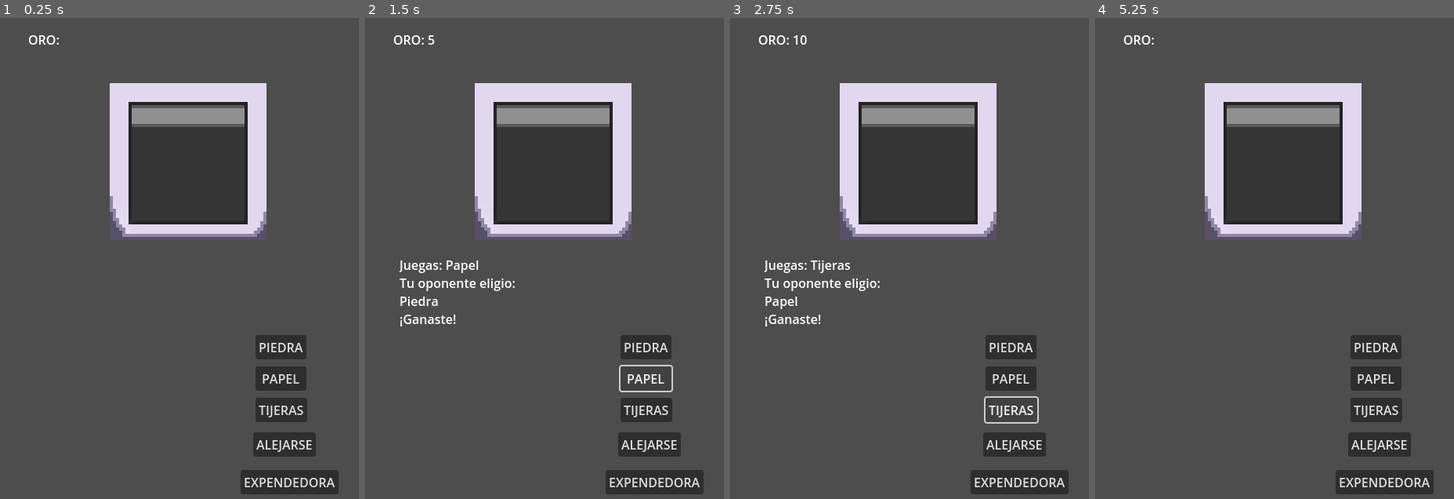
Above: before the commit, frames 1-4 (left to right).
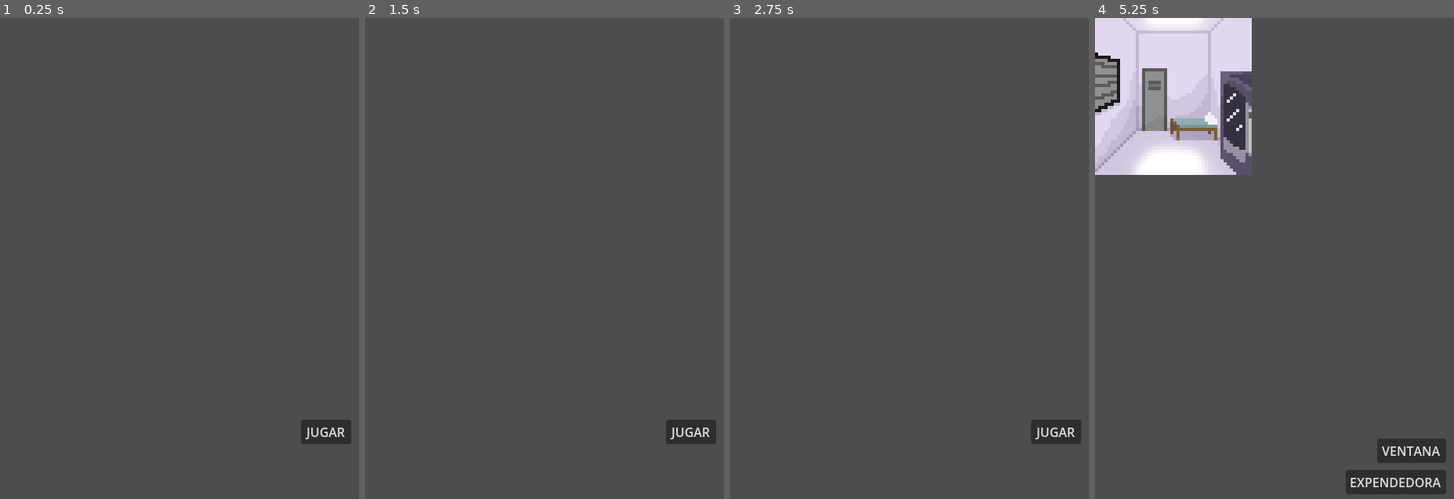
Above: after the commit, the same moments.

Repository: IacobucciB/JankenSim-Godot
Game: Godot game, scene res://main.tscn
Two runs of this game, one before a commit and one after it. Both use one fixed random seed, a clock stepped at 60 frames per second and the inputs below.
Inputs (mouse positions are in pixels of both pictures, inside the frame that each line leads up to):
- Up to frame 1 (0.25 s): no input
- Up to frame 2 (1.5 s): click (645, 345) at 0.5 s, where only the run before the commit has a clickable "PIEDRA"; click (645, 378) at 1.25 s, where only the run before the commit has a clickable "PAPEL"
- Up to frame 3 (2.75 s): click (1010, 407) at 2 s, where only the run before the commit has a clickable "TIJERAS"
- Up to frame 4 (5.25 s): click (1378, 446) at 2.75 s, where only the run before the commit has a clickable "ALEJARSE"; click (1385, 479) at 3.5 s, where only the run before the commit has a clickable "EXPENDEDORA"; click (1353, 354) at 4.25 s, where only the run before the commit has a clickable "VENTANA"; click (1421, 431) at 5 s, where only the run after the commit has a clickable "JUGAR"

The runs differ from the first frame. In frame 1, 13% of the frame differs, in the area x 8-98%, y 3-100%; in frame 2, 13%; in frame 3, 13%; in frame 4, 23%, in the area x 0-98%, y 0-100%.

Commit message:
pend: menu dropbuttons - views

Diff:
--- a/areas/farmland.tscn
+++ b/areas/farmland.tscn
@@ -1,6 +1,6 @@
 [gd_scene load_steps=3 format=3 uid="uid://c0k37l3x1nr2f"]
 
-[ext_resource type="Texture2D" uid="uid://kw78e1rfcrxc" path="res://img/alive.png" id="1_voxw1"]
+[ext_resource type="Texture2D" uid="uid://kw78e1rfcrxc" path="res://img/colors/alive.png" id="1_voxw1"]
 
 [sub_resource type="RectangleShape2D" id="RectangleShape2D_85clg"]
 size = Vector2(10, 10)
--- a/areas/home.tscn
+++ b/areas/home.tscn
@@ -1,6 +1,6 @@
 [gd_scene load_steps=3 format=3 uid="uid://78wnwgwgodi1"]
 
-[ext_resource type="Texture2D" uid="uid://bhmy7e7te7dtr" path="res://img/violet.png" id="1_f6rsg"]
+[ext_resource type="Texture2D" uid="uid://bhmy7e7te7dtr" path="res://img/colors/violet.png" id="1_f6rsg"]
 
 [sub_resource type="RectangleShape2D" id="RectangleShape2D_aypux"]
 size = Vector2(10, 10)
--- a/areas/market.tscn
+++ b/areas/market.tscn
@@ -1,6 +1,6 @@
 [gd_scene load_steps=3 format=3 uid="uid://cukjdbbdi3hiq"]
 
-[ext_resource type="Texture2D" uid="uid://c7qgrvt8isff8" path="res://img/orange.png" id="1_wj4y6"]
+[ext_resource type="Texture2D" uid="uid://c7qgrvt8isff8" path="res://img/colors/orange.png" id="1_wj4y6"]
 
 [sub_resource type="RectangleShape2D" id="RectangleShape2D_aypux"]
 size = Vector2(10, 10)
--- a/expendedora.tscn
+++ /dev/null
@@ -1,36 +0,0 @@
-[gd_scene load_steps=3 format=3 uid="uid://c1lxfwq5cd4l6"]
-
-[ext_resource type="Script" path="res://Expendedora.gd" id="1_ukdoh"]
-[ext_resource type="Texture2D" uid="uid://dtetf73n4v082" path="res://img/Maq exp.png" id="2_nx08u"]
-
-[node name="Expendedora" type="Node2D"]
-script = ExtResource("1_ukdoh")
-
-[node name="Sprite2D" type="Sprite2D" parent="."]
-position = Vector2(240, 160)
-scale = Vector2(4, 4)
-texture = ExtResource("2_nx08u")
-
-[node name="Button" type="Button" parent="."]
-offset_left = 286.0
-offset_top = 414.0
-offset_right = 369.0
-offset_bottom = 445.0
-text = "VENTANA"
-
-[node name="ORO" type="RichTextLabel" parent="."]
-offset_left = 36.0
-offset_top = 16.0
-offset_right = 121.0
-offset_bottom = 47.0
-scroll_following = true
-
-[node name="JUGO" type="Button" parent="."]
-offset_left = 286.0
-offset_top = 366.0
-offset_right = 335.0
-offset_bottom = 397.0
-text = "JUGO"
-
-[connection signal="pressed" from="Button" to="." method="_on_button_pressed"]
-[connection signal="pressed" from="JUGO" to="." method="_on_jugo_pressed"]
--- a/main.gd
+++ b/main.gd
@@ -1,84 +1,4 @@
 extends Node2D
 
-@onready var log = $LOG
-@onready var windowC = $VENTANA/Area2D/closed
-@onready var windowO = $VENTANA/Area2D/open
-@onready var oro = $ORO
-
-var open = false
-
-@export var oroc = 0
-const ROCK = 0
-const PAPER = 1
-const SCISSORS = 2
-
-func _ready():
-	randomize()
-
-func _on_alejarse_pressed():
-	if open == true:
-		log.add_text("Te Acercaste \n")
-		windowO.visible = true
-		windowC.visible = false
-		open = false
-	else:
-		log.add_text("Te Alejaste \n")
-		windowO.visible = false
-		windowC.visible = true
-		open = true
-
-func _on_piedra_pressed():
-	if !open:
-		play_game(ROCK)
-	else:
-		log.clear()
-		log.add_text("Estas Alejado \n")
-
-func _on_papel_pressed():
-	if !open:
-		play_game(PAPER)
-	else:
-		log.clear()
-		log.add_text("Estas Alejado \n")
-
-func _on_tijeras_pressed():
-	if !open:
-		play_game(SCISSORS)
-	else:
-		log.clear()
-		log.add_text("Estas Alejado \n")
-
-func play_game(player_choice):
-	log.clear()
-	var computer_choice = randi() % 3
-	var result = determine_winner(player_choice, computer_choice)
-	var choices = ["Piedra", "Papel", "Tijeras"]
-
-	log.add_text("Juegas: " + choices[player_choice] + "\n")
-	log.add_text("Tu oponente eligio: " + choices[computer_choice] + "\n")
-
-	match result:
-		0:
-			log.add_text("Es un empate!\n")
-		1:
-			log.add_text("¡Ganaste!\n")
-			increase_oroc(5) # Increase oroc by 5 when player wins
-		-1:
-			log.add_text("Perdiste!\n")
-
-func determine_winner(player_choice, computer_choice):
-	if player_choice == computer_choice:
-		return 0 # Draw
-	elif (player_choice == ROCK and computer_choice == SCISSORS) or (player_choice == PAPER and computer_choice == ROCK) or (player_choice == SCISSORS and computer_choice == PAPER):
-		return 1 # Player wins
-	else:
-		return -1 # Computer wins
-
-func increase_oroc(amount):
-	Player.gold += amount
-	oro.clear()
-	oro.add_text("ORO: " + str(Player.gold))
-
-
-func _on_button_pressed():
-	get_tree().change_scene_to_file("res://expendedora.tscn")
+func _on_jugar_pressed():
+	get_tree().change_scene_to_file("res://scenes/hub.tscn")
--- a/main.tscn
+++ b/main.tscn
@@ -1,85 +1,15 @@
-[gd_scene load_steps=5 format=3 uid="uid://ukk0r3rxj57q"]
+[gd_scene load_steps=2 format=3 uid="uid://ukk0r3rxj57q"]
 
 [ext_resource type="Script" path="res://main.gd" id="1_3wyid"]
-[ext_resource type="Texture2D" uid="uid://8cfiwf4p2umb" path="res://img/Close.png" id="2_04cfr"]
-[ext_resource type="Texture2D" uid="uid://bk101nkkhkg3g" path="res://img/Open.png" id="2_f1csy"]
-
-[sub_resource type="RectangleShape2D" id="RectangleShape2D_0i0ts"]
-size = Vector2(192, 192)
 
 [node name="Main" type="Node2D"]
 script = ExtResource("1_3wyid")
 
-[node name="Options" type="Node2D" parent="."]
+[node name="jugar" type="Button" parent="."]
+offset_left = 384.0
+offset_top = 512.0
+offset_right = 448.0
+offset_bottom = 543.0
+text = "JUGAR"
 
-[node name="PIEDRA" type="Button" parent="Options"]
-offset_left = 326.0
-offset_top = 404.0
-offset_right = 391.0
-offset_bottom = 435.0
-text = "PIEDRA"
-
-[node name="PAPEL" type="Button" parent="Options"]
-offset_left = 326.0
-offset_top = 444.0
-offset_right = 391.0
-offset_bottom = 475.0
-text = "PAPEL"
-
-[node name="TIJERAS" type="Button" parent="Options"]
-offset_left = 326.0
-offset_top = 484.0
-offset_right = 392.0
-offset_bottom = 515.0
-text = "TIJERAS"
-
-[node name="ALEJARSE" type="Button" parent="Options"]
-offset_left = 323.0
-offset_top = 528.0
-offset_right = 403.0
-offset_bottom = 559.0
-text = "ALEJARSE"
-
-[node name="EXPENDEDORA" type="Button" parent="Options"]
-offset_left = 307.0
-offset_top = 576.0
-offset_right = 432.0
-offset_bottom = 607.0
-text = "EXPENDEDORA"
-
-[node name="VENTANA" type="Node2D" parent="."]
-
-[node name="Area2D" type="Area2D" parent="VENTANA"]
-position = Vector2(240, 183)
-
-[node name="closed" type="Sprite2D" parent="VENTANA/Area2D"]
-scale = Vector2(4, 4)
-texture = ExtResource("2_04cfr")
-
-[node name="open" type="Sprite2D" parent="VENTANA/Area2D"]
-scale = Vector2(4, 4)
-texture = ExtResource("2_f1csy")
-
-[node name="CollisionShape2D" type="CollisionShape2D" parent="VENTANA/Area2D"]
-shape = SubResource("RectangleShape2D_0i0ts")
-
-[node name="LOG" type="RichTextLabel" parent="."]
-offset_left = 44.0
-offset_top = 303.0
-offset_right = 236.0
-offset_bottom = 610.0
-scroll_following = true
-
-[node name="ORO" type="RichTextLabel" parent="."]
-offset_left = 36.0
-offset_top = 16.0
-offset_right = 121.0
-offset_bottom = 47.0
-text = "ORO:"
-scroll_following = true
-
-[connection signal="pressed" from="Options/PIEDRA" to="." method="_on_piedra_pressed"]
-[connection signal="pressed" from="Options/PAPEL" to="." method="_on_papel_pressed"]
-[connection signal="pressed" from="Options/TIJERAS" to="." method="_on_tijeras_pressed"]
-[connection signal="pressed" from="Options/ALEJARSE" to="." method="_on_alejarse_pressed"]
-[connection signal="pressed" from="Options/EXPENDEDORA" to="." method="_on_button_pressed"]
+[connection signal="pressed" from="jugar" to="." method="_on_jugar_pressed"]
--- a/mobs/villager.gd
+++ /dev/null
@@ -1,3 +0,0 @@
-extends Node2D
-
-@export var speed = 100
--- a/mobs/villager.tscn
+++ /dev/null
@@ -1,23 +0,0 @@
-[gd_scene load_steps=4 format=3 uid="uid://bd1rxjd8hmfvr"]
-
-[ext_resource type="Script" path="res://mobs/villager.gd" id="1_e8k7k"]
-[ext_resource type="Texture2D" uid="uid://cmpuejnk1ntl2" path="res://img/green.png" id="1_txil5"]
-
-[sub_resource type="RectangleShape2D" id="RectangleShape2D_aypux"]
-size = Vector2(10, 10)
-
-[node name="Villager" type="Node2D"]
-script = ExtResource("1_e8k7k")
-
-[node name="Area2D" type="Area2D" parent="."]
-light_mask = 2
-visibility_layer = 2
-scale = Vector2(0.5, 0.5)
-
-[node name="Sprite2D" type="Sprite2D" parent="Area2D"]
-scale = Vector2(5, 5)
-texture = ExtResource("1_txil5")
-
-[node name="CollisionShape2D" type="CollisionShape2D" parent="Area2D"]
-scale = Vector2(5, 5)
-shape = SubResource("RectangleShape2D_aypux")
--- a/Expendedora.gd
+++ b/scenes/Expendedora.gd
@@ -1,6 +1,6 @@
 extends Node2D
 
-@onready var oro = $ORO
+@onready var oro = $oro
 
 func _ready():
 	oro.clear()
@@ -16,4 +16,8 @@
 		oro.clear()
 		oro.add_text("ORO: " + str(Player.gold))
 	else:
-		get_tree().change_scene_to_file("res://main.tscn")
+		get_tree().change_scene_to_file("res://scenes/hub.tscn")
+
+
+func _on_hub_pressed():
+	get_tree().change_scene_to_file("res://scenes/hub.tscn")
--- /dev/null
+++ b/scenes/cama.tscn
@@ -0,0 +1,24 @@
+[gd_scene load_steps=4 format=3 uid="uid://bnuefyfx2vc6x"]
+
+[ext_resource type="Texture2D" uid="uid://cl7otiuyg0ww6" path="res://img/assets/Hub.png" id="1_3v8t2"]
+[ext_resource type="Texture2D" uid="uid://cn5iy3y84b4tf" path="res://img/colors/blue.png" id="2_xcwvd"]
+[ext_resource type="Texture2D" uid="uid://c7qgrvt8isff8" path="res://img/colors/orange.png" id="3_e371w"]
+
+[node name="Cama" type="Node2D"]
+
+[node name="Sprite2D" type="Sprite2D" parent="."]
+scale = Vector2(4, 4)
+texture = ExtResource("1_3v8t2")
+centered = false
+
+[node name="ItemList" type="ItemList" parent="."]
+offset_left = 224.0
+offset_top = 336.0
+offset_right = 384.0
+offset_bottom = 480.0
+select_mode = 1
+item_count = 2
+item_0/text = "asd"
+item_0/icon = ExtResource("2_xcwvd")
+item_1/text = "asd"
+item_1/icon = ExtResource("3_e371w")
--- /dev/null
+++ b/scenes/expendedora.tscn
@@ -0,0 +1,36 @@
+[gd_scene load_steps=3 format=3 uid="uid://c1lxfwq5cd4l6"]
+
+[ext_resource type="Script" path="res://scenes/Expendedora.gd" id="1_ukdoh"]
+[ext_resource type="Texture2D" uid="uid://cdmw6lpo0718e" path="res://img/assets/Maq exp.png" id="2_beh2d"]
+
+[node name="Expendedora" type="Node2D"]
+script = ExtResource("1_ukdoh")
+
+[node name="Sprite2D" type="Sprite2D" parent="."]
+scale = Vector2(4, 4)
+texture = ExtResource("2_beh2d")
+centered = false
+
+[node name="oro" type="RichTextLabel" parent="."]
+offset_left = 320.0
+offset_top = 64.0
+offset_right = 405.0
+offset_bottom = 95.0
+scroll_following = true
+
+[node name="jugo" type="Button" parent="."]
+offset_left = 400.0
+offset_top = 528.0
+offset_right = 449.0
+offset_bottom = 559.0
+text = "JUGO"
+
+[node name="hub" type="Button" parent="."]
+offset_left = 400.0
+offset_top = 568.0
+offset_right = 448.0
+offset_bottom = 599.0
+text = "HUB"
+
+[connection signal="pressed" from="jugo" to="." method="_on_jugo_pressed"]
+[connection signal="pressed" from="hub" to="." method="_on_hub_pressed"]
--- /dev/null
+++ b/scenes/hub.gd
@@ -0,0 +1,9 @@
+extends Node2D
+
+
+func _on_ventana_pressed():
+	get_tree().change_scene_to_file("res://scenes/ventana.tscn")
+
+
+func _on_expendedora_pressed():
+	get_tree().change_scene_to_file("res://scenes/expendedora.tscn")
--- /dev/null
+++ b/scenes/hub.tscn
@@ -0,0 +1,29 @@
+[gd_scene load_steps=3 format=3 uid="uid://jcsm2aaqn1db"]
+
+[ext_resource type="Texture2D" uid="uid://cl7otiuyg0ww6" path="res://img/assets/Hub.png" id="1_3a28f"]
+[ext_resource type="Script" path="res://scenes/hub.gd" id="1_31hxb"]
+
+[node name="Hub" type="Node2D"]
+script = ExtResource("1_31hxb")
+
+[node name="Sprite2D" type="Sprite2D" parent="."]
+scale = Vector2(4, 4)
+texture = ExtResource("1_3a28f")
+centered = false
+
+[node name="expendedora" type="Button" parent="."]
+offset_left = 320.0
+offset_top = 576.0
+offset_right = 448.0
+offset_bottom = 607.0
+text = "EXPENDEDORA"
+
+[node name="ventana" type="Button" parent="."]
+offset_left = 360.0
+offset_top = 536.0
+offset_right = 448.0
+offset_bottom = 567.0
+text = "VENTANA"
+
+[connection signal="pressed" from="expendedora" to="." method="_on_expendedora_pressed"]
+[connection signal="pressed" from="ventana" to="." method="_on_ventana_pressed"]
--- /dev/null
+++ b/scenes/ventana.gd
@@ -0,0 +1,84 @@
+extends Node2D
+
+@onready var log = $LOG
+@onready var windowC = $VENTANA/closed
+@onready var windowO = $VENTANA/open
+@onready var oro = $ORO
+
+var open = false
+
+@export var oroc = 0
+const ROCK = 0
+const PAPER = 1
+const SCISSORS = 2
+
+func _ready():
+	randomize()
+
+func _on_alejarse_pressed():
+	if open == true:
+		log.add_text("Te Acercaste \n")
+		windowO.visible = true
+		windowC.visible = false
+		open = false
+	else:
+		log.add_text("Te Alejaste \n")
+		windowO.visible = false
+		windowC.visible = true
+		open = true
+
+func _on_piedra_pressed():
+	if !open:
+		play_game(ROCK)
+	else:
+		log.clear()
+		log.add_text("Estas Alejado \n")
+
+func _on_papel_pressed():
+	if !open:
+		play_game(PAPER)
+	else:
+		log.clear()
+		log.add_text("Estas Alejado \n")
+
+func _on_tijeras_pressed():
+	if !open:
+		play_game(SCISSORS)
+	else:
+		log.clear()
+		log.add_text("Estas Alejado \n")
+
+func play_game(player_choice):
+	log.clear()
+	var computer_choice = randi() % 3
+	var result = determine_winner(player_choice, computer_choice)
+	var choices = ["Piedra", "Papel", "Tijeras"]
+
+	log.add_text("Juegas: " + choices[player_choice] + "\n")
+	log.add_text("Tu oponente eligio: " + choices[computer_choice] + "\n")
+
+	match result:
+		0:
+			log.add_text("Es un empate!\n")
+		1:
+			log.add_text("¡Ganaste!\n")
+			increase_oroc(5) # Increase oroc by 5 when player wins
+		-1:
+			log.add_text("Perdiste!\n")
+
+func determine_winner(player_choice, computer_choice):
+	if player_choice == computer_choice:
+		return 0 # Draw
+	elif (player_choice == ROCK and computer_choice == SCISSORS) or (player_choice == PAPER and computer_choice == ROCK) or (player_choice == SCISSORS and computer_choice == PAPER):
+		return 1 # Player wins
+	else:
+		return -1 # Computer wins
+
+func increase_oroc(amount):
+	Player.gold += amount
+	oro.clear()
+	oro.add_text("ORO: " + str(Player.gold))
+
+
+func _on_hub_pressed():
+	get_tree().change_scene_to_file("res://scenes/hub.tscn")
--- /dev/null
+++ b/scenes/ventana.tscn
@@ -0,0 +1,90 @@
+[gd_scene load_steps=4 format=3 uid="uid://14r7vaxle3bq"]
+
+[ext_resource type="Script" path="res://scenes/ventana.gd" id="1_yeg44"]
+[ext_resource type="Texture2D" uid="uid://8cfiwf4p2umb" path="res://img/assets/Close.png" id="2_okimm"]
+[ext_resource type="Texture2D" uid="uid://bk101nkkhkg3g" path="res://img/assets/Open.png" id="3_7vson"]
+
+[node name="Ventana" type="Node2D"]
+script = ExtResource("1_yeg44")
+
+[node name="Control" type="Control" parent="."]
+layout_mode = 3
+anchors_preset = 0
+offset_right = 40.0
+offset_bottom = 40.0
+metadata/_edit_use_anchors_ = true
+
+[node name="PIEDRA" type="Button" parent="Control"]
+offset_left = 384.0
+offset_top = 416.0
+offset_right = 449.0
+offset_bottom = 447.0
+text = "PIEDRA"
+metadata/_edit_use_anchors_ = true
+
+[node name="PAPEL" type="Button" parent="Control"]
+offset_left = 384.0
+offset_top = 456.0
+offset_right = 449.0
+offset_bottom = 487.0
+text = "PAPEL"
+metadata/_edit_use_anchors_ = true
+
+[node name="TIJERAS" type="Button" parent="Control"]
+offset_left = 384.0
+offset_top = 496.0
+offset_right = 450.0
+offset_bottom = 527.0
+text = "TIJERAS"
+metadata/_edit_use_anchors_ = true
+
+[node name="ALEJARSE" type="Button" parent="Control"]
+offset_left = 368.0
+offset_top = 536.0
+offset_right = 448.0
+offset_bottom = 567.0
+text = "ALEJARSE"
+metadata/_edit_use_anchors_ = true
+
+[node name="HUB" type="Button" parent="Control"]
+offset_left = 384.0
+offset_top = 576.0
+offset_right = 448.0
+offset_bottom = 607.0
+text = "HUB"
+
+[node name="VENTANA" type="Node2D" parent="."]
+
+[node name="closed" type="Sprite2D" parent="VENTANA"]
+visible = false
+scale = Vector2(4, 4)
+texture = ExtResource("2_okimm")
+centered = false
+
+[node name="open" type="Sprite2D" parent="VENTANA"]
+scale = Vector2(4, 4)
+texture = ExtResource("3_7vson")
+centered = false
+
+[node name="LOG" type="RichTextLabel" parent="."]
+offset_left = 64.0
+offset_top = 256.0
+offset_right = 256.0
+offset_bottom = 576.0
+scroll_following = true
+metadata/_edit_use_anchors_ = true
+
+[node name="ORO" type="RichTextLabel" parent="."]
+offset_left = 320.0
+offset_top = 64.0
+offset_right = 448.0
+offset_bottom = 128.0
+text = "ORO:"
+scroll_following = true
+metadata/_edit_use_anchors_ = true
+
+[connection signal="pressed" from="Control/PIEDRA" to="." method="_on_piedra_pressed"]
+[connection signal="pressed" from="Control/PAPEL" to="." method="_on_papel_pressed"]
+[connection signal="pressed" from="Control/TIJERAS" to="." method="_on_tijeras_pressed"]
+[connection signal="pressed" from="Control/ALEJARSE" to="." method="_on_alejarse_pressed"]
+[connection signal="pressed" from="Control/HUB" to="." method="_on_hub_pressed"]
Renamed: img/Close.png -> img/assets/Close.png
Not shown, changed: img/assets/Close.png.import
Renamed: img/Hub.png -> img/assets/Hub.png
Not shown, changed: img/assets/Hub.png.import
Renamed: img/Maq exp.png -> img/assets/Maq exp.png
Not shown, changed: img/assets/Maq exp.png.import
Renamed: img/Open.png -> img/assets/Open.png
Not shown, changed: img/assets/Open.png.import
Renamed: img/alive.png -> img/colors/alive.png
Not shown, changed: img/colors/alive.png.import
Not shown, changed: img/colors/blue.png.import
Renamed: img/dead.png -> img/colors/dead.png
(and 13 more such lines)
